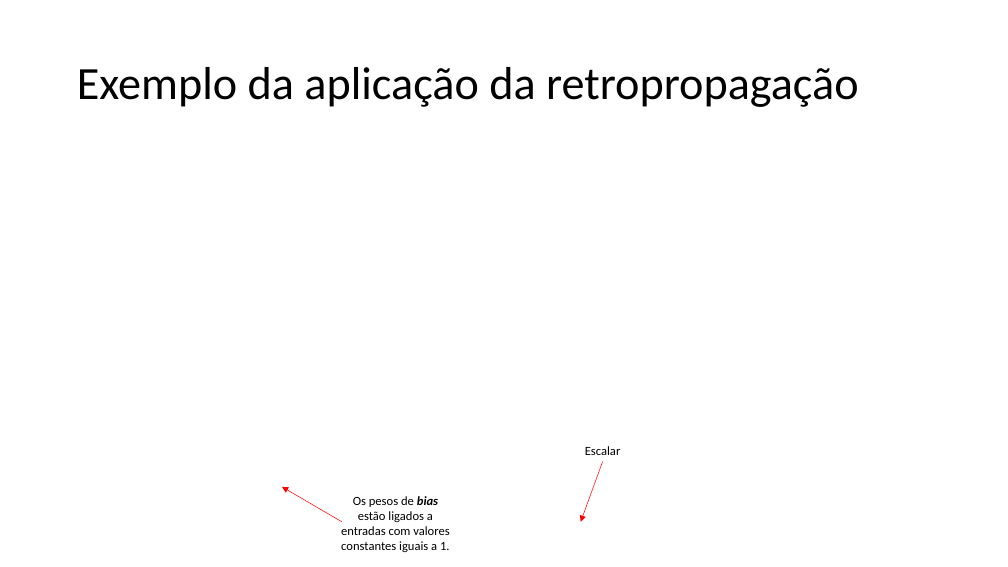
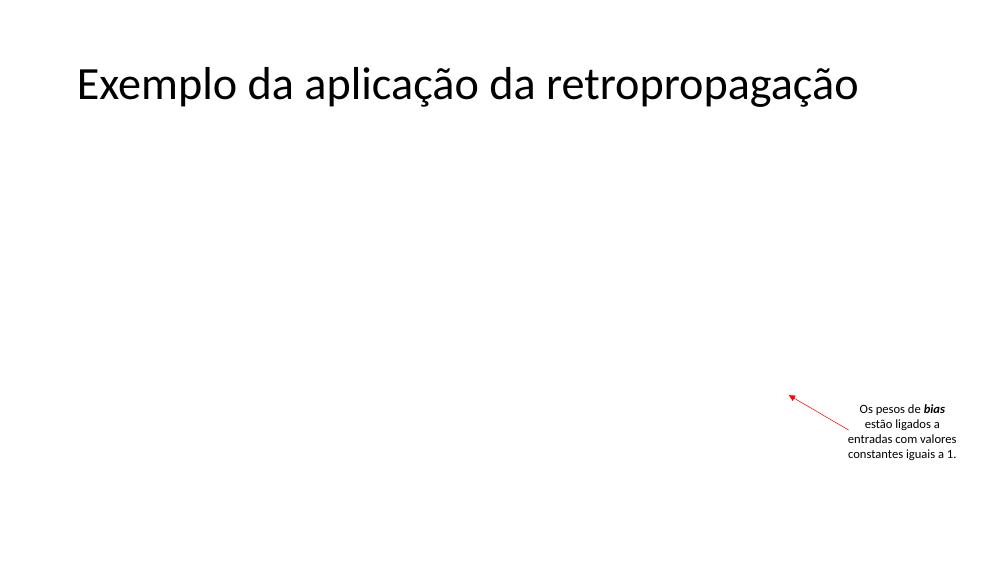
Before and after one commit to zz4fap/c24_inteligencia_artificial, a slide deck: slide 39 of slides/C24_MLP.pptx (slide 41 before the commit). Drawn at 1008x567 pixels with LibreOffice and Linux fonts; fonts in the diff are those of the drawing; grey boxes stand for pictures. Boxes give left, top, right and bottom in pixels: in the first picture for what was removed or moved away, otherwise in the second. Text is boxed around its words. In the diff, an @@ line names an element or a change of style, - is before the commit and + after.

Commit message:
new slides

```diff
--- a/slides/C24_MLP.pptx
+++ b/slides/C24_MLP.pptx
@@ arrow moved from (342, 522) - (282, 487) to (849, 430) - (789, 395) @@
@@ text "Os pesos de bias estão ...": place and size @@
-text "Os pesos de bias estão ..." at box(341, 496, 450, 552)
+text "Os pesos de bias estão ..." at box(848, 404, 957, 460)
@@ text removed at box(585, 446, 621, 455) @@
-Escalar
@@ arrow removed from (603, 462) to (581, 522) @@
```
Also in this commit, not shown: 2 other slides changed, 4 slides removed.
